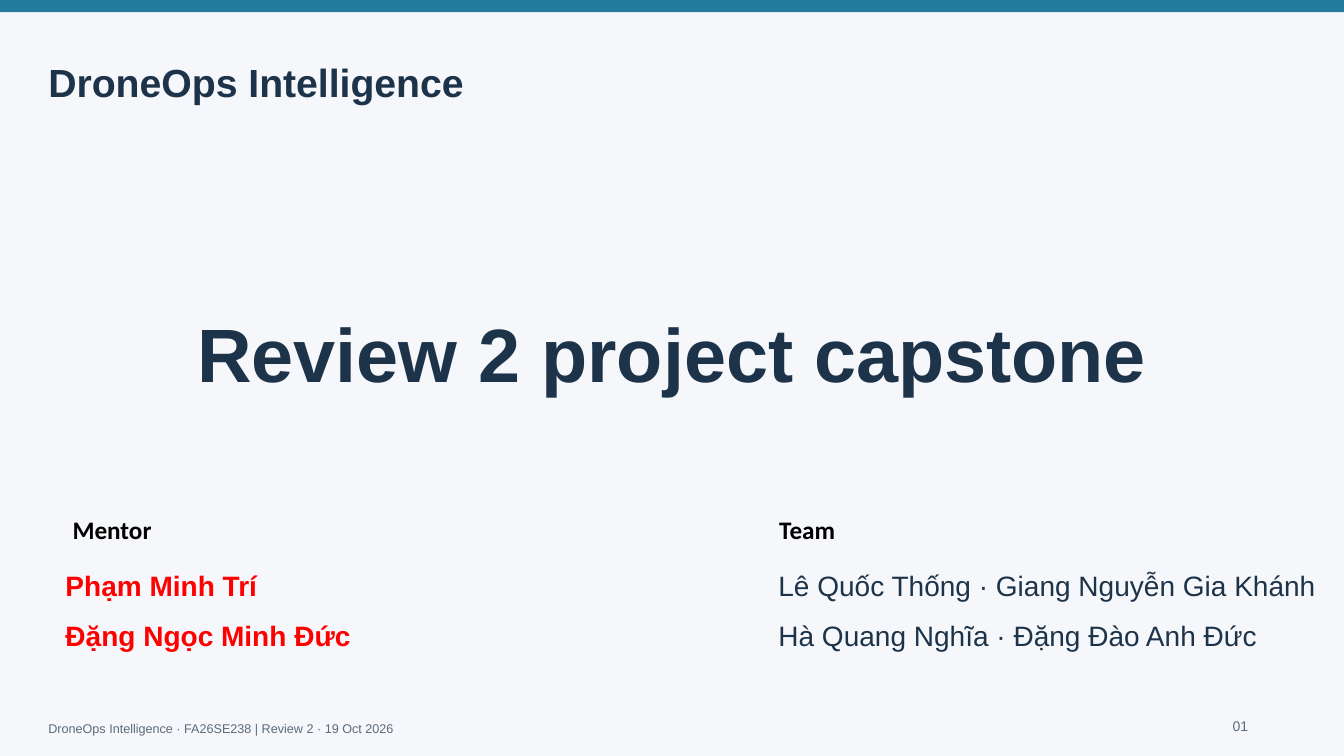
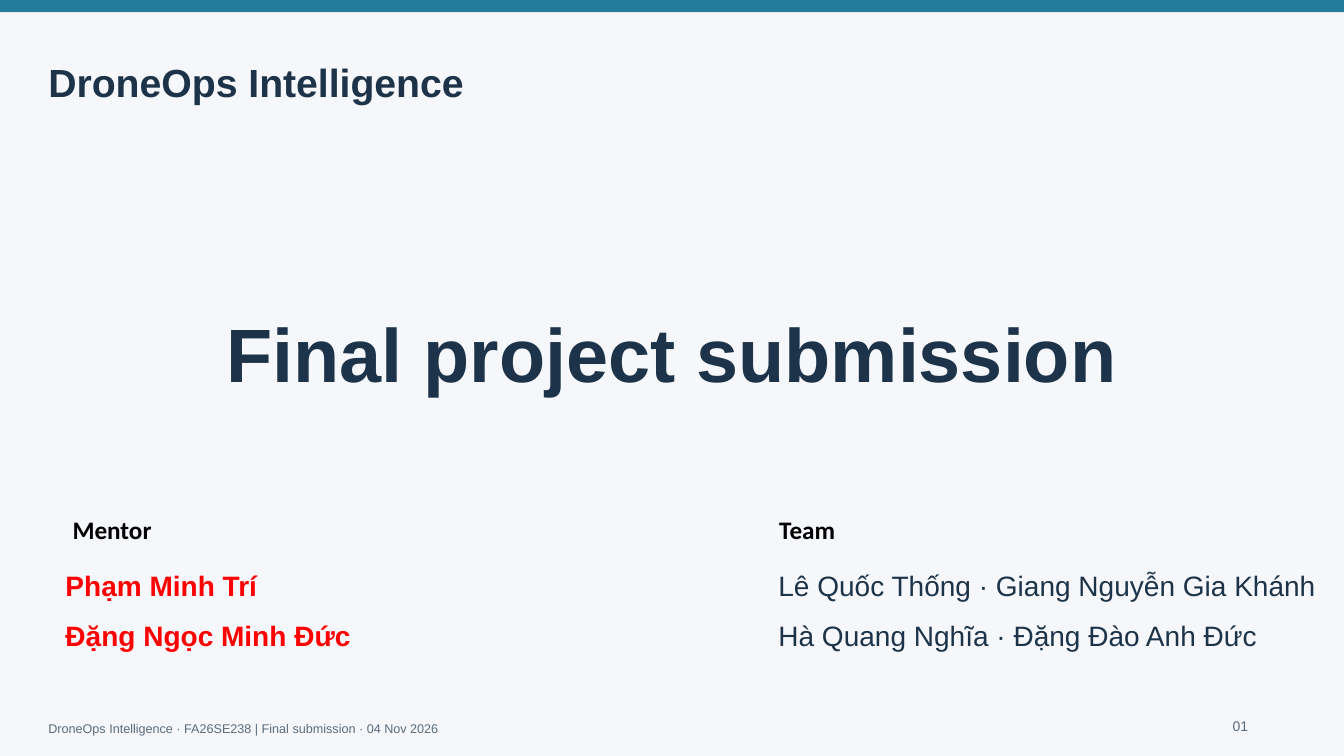
Before and after one commit to alexLe2802/DroneOps-Intelligence-, a slide deck: slide 1 of docs/slides/DroneOps_Review2.pptx. Drawn at 1344x756 pixels with LibreOffice and Linux fonts; fonts in the diff are those of the drawing. Boxes give left, top, right and bottom in pixels: in the first picture for what was removed or moved away, otherwise in the second. Text is boxed around its words. In the diff, an @@ line names an element or a change of style, - is before the commit and + after.

```diff
--- a/docs/slides/DroneOps_Review2.pptx
+++ b/docs/slides/DroneOps_Review2.pptx
@@ text at box(227, 327, 1117, 396): text changed @@
-Review 2 project capstone
+Final project submission
@@ text at box(48, 724, 438, 736): text changed @@
-DroneOps Intelligence · FA26SE238 | Review 2 · 19 Oct 2026
+DroneOps Intelligence · FA26SE238 | Final submission · 04 Nov 2026
```
Also in this commit, not shown: 19 other slides changed, 2 slides added, 35 other files.
